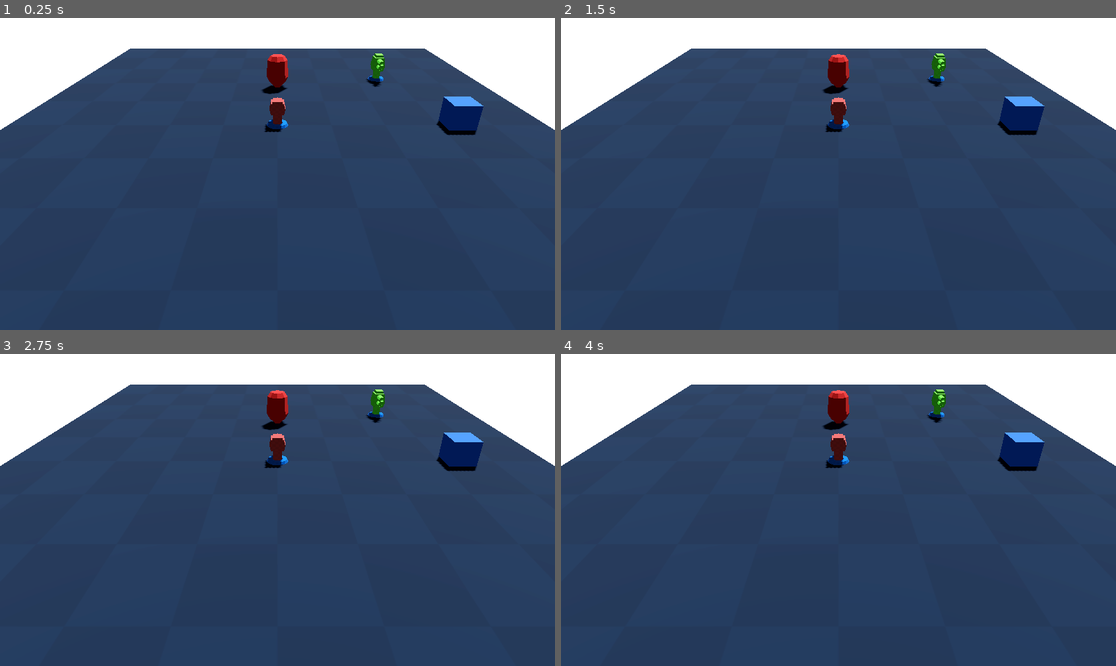
Above: before the commit, frames 1-4 (two rows, left to right).
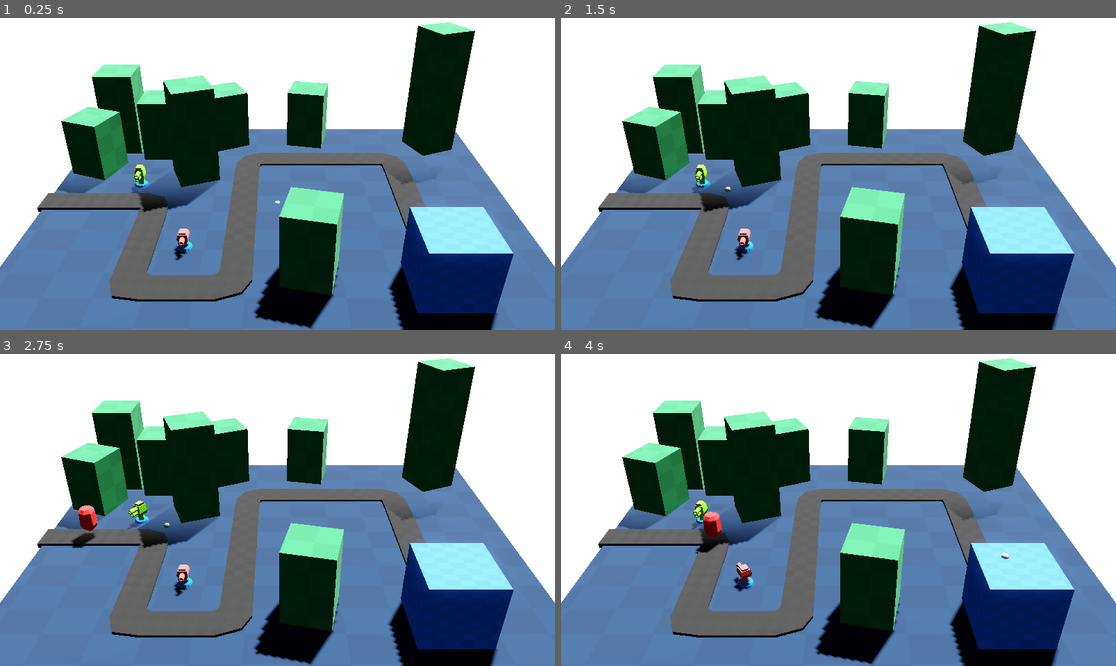
Above: after the commit, the same moments.

Repository: jardelguim/tower-defense
Game: Godot game, scene res://scenes/main.tscn
Same seed, same stepped clock (60 frames per second), same inputs: the game is played once before the commit and once after it.
Inputs (mouse positions are in pixels of both pictures, inside the frame that each line leads up to):
- Up to frame 1 (0.25 s): no input
- Up to frame 2 (1.5 s): tap Enter at 0.5 s; move the mouse to (960, 158) at 0.52 s; press the mouse at (960, 158) at 0.53 s; tap Space at 1.25 s; move the mouse to (727, 189) at 1.27 s; release the mouse at (727, 189) at 1.28 s; click (727, 189) at 1.35 s
- Up to frame 3 (2.75 s): tap Enter at 2 s; move the mouse to (333, 441) at 2.02 s; press the mouse at (333, 441) at 2.03 s
- Up to frame 4 (4 s): move the mouse to (810, 572) at 2.77 s; release the mouse at (810, 572) at 2.78 s; click (810, 572) at 2.85 s; move the mouse to (1005, 556) at 3.52 s; press the mouse at (1005, 556) at 3.53 s

The runs differ from the first frame. In frame 1, 85% of the frame differs, in the area x 0-100%, y 1-100%; in frame 2, 85%; in frame 3, 85%; in frame 4, 85%.

Commit message:
tower and enemy basic logic

Diff:
--- a/project.godot
+++ b/project.godot
@@ -24,6 +24,14 @@
 
 import/blender/enabled=false
 
+[input]
+
+Click={
+"deadzone": 0.2,
+"events": [Object(InputEventMouseButton,"resource_local_to_scene":false,"resource_name":"","device":-1,"window_id":0,"alt_pressed":false,"shift_pressed":false,"ctrl_pressed":false,"meta_pressed":false,"button_mask":0,"position":Vector2(0, 0),"global_position":Vector2(0, 0),"factor":1.0,"button_index":1,"canceled":false,"pressed":false,"double_click":false,"script":null)
+]
+}
+
 [physics]
 
 3d/physics_engine="Jolt Physics"
--- a/scenes/entities/base.tscn
+++ b/scenes/entities/base.tscn
@@ -1,18 +1,25 @@
-[gd_scene format=3]
+[gd_scene format=3 uid="uid://7felffkuudik"]
 
-[ext_resource type="Script" path="res://src/entities/base.gd" id="1_base"]
+[ext_resource type="Script" uid="uid://bybvmievee63w" path="res://src/entities/base.gd" id="1_base"]
+[ext_resource type="Texture2D" uid="uid://ckjpccm75bww7" path="res://assets/textures/checkboard.png" id="2_5xbr6"]
 
 [sub_resource type="BoxMesh" id="mesh_base"]
-size = Vector3(3.0, 3.0, 3.0)
+size = Vector3(10, 10, 10)
 
 [sub_resource type="StandardMaterial3D" id="mat_base"]
 albedo_color = Color(0.2, 0.4, 0.9, 1)
+albedo_texture = ExtResource("2_5xbr6")
+uv1_scale = Vector3(8.49, 8.49, 8.49)
 
-[node name="Base" type="Node3D"]
+[sub_resource type="BoxShape3D" id="BoxShape3D_5xbr6"]
+size = Vector3(10, 10, 10)
+
+[node name="Base" type="StaticBody3D" unique_id=1847697557]
 script = ExtResource("1_base")
-max_health = 100
 
-[node name="MeshInstance3D" type="MeshInstance3D" parent="."]
-transform = Transform3D(1, 0, 0, 0, 1, 0, 0, 0, 1, 0, 1.5, 0)
+[node name="MeshInstance3D" type="MeshInstance3D" parent="." unique_id=1560617145]
 mesh = SubResource("mesh_base")
 surface_material_override/0 = SubResource("mat_base")
+
+[node name="CollisionShape3D" type="CollisionShape3D" parent="." unique_id=295572290]
+shape = SubResource("BoxShape3D_5xbr6")
--- a/scenes/entities/mobs/enemy1.tscn
+++ b/scenes/entities/mobs/enemy1.tscn
@@ -1,6 +1,7 @@
 [gd_scene format=3 uid="uid://rp1uev857rq3"]
 
 [ext_resource type="Script" uid="uid://dehm1wtoxd3is" path="res://src/entities/enemy.gd" id="1_neanb"]
+[ext_resource type="Resource" uid="uid://d0bxnf4bq3eae" path="res://scenes/entities/mobs/enemy1_data.tres" id="2_n68fe"]
 [ext_resource type="ArrayMesh" uid="uid://b4lugtxv62ts3" path="res://assets/models/mobs/mob1.obj" id="2_p16yl"]
 
 [sub_resource type="StandardMaterial3D" id="mat_enemy"]
@@ -11,7 +12,10 @@
 height = 5.2578125
 
 [node name="Enemy1" type="RigidBody3D" unique_id=372954658]
+collision_layer = 2
+collision_mask = 2
 script = ExtResource("1_neanb")
+data = ExtResource("2_n68fe")
 
 [node name="Model" type="MeshInstance3D" parent="." unique_id=1652275385]
 transform = Transform3D(1, 0, 0, 0, 1, 0, 0, 0, 1, 0, 1, 0)
--- a/scenes/entities/mobs/enemy1_data.tres
+++ b/scenes/entities/mobs/enemy1_data.tres
@@ -5,4 +5,5 @@
 [resource]
 script = ExtResource("1_1uox0")
 max_health = 30.0
+speed = 10.0
 metadata/_custom_type_script = "uid://5x0udk1ckj20"
--- a/scenes/entities/towers/const/Tower_range_area.tscn
+++ b/scenes/entities/towers/const/Tower_range_area.tscn
@@ -4,6 +4,8 @@
 radius = 15.0
 
 [node name="RangeArea" type="Area3D" unique_id=539343825]
+collision_layer = 2
+collision_mask = 2
 
 [node name="RangeCollision" type="CollisionShape3D" parent="." unique_id=1996977106]
 unique_name_in_owner = true
--- a/scenes/entities/towers/tower1.tscn
+++ b/scenes/entities/towers/tower1.tscn
@@ -16,14 +16,14 @@
 radius = 1.0
 height = 3.6578126
 
-[node name="Tower" type="StaticBody3D" unique_id=1715713068 node_paths=PackedStringArray("model", "fire_point")]
+[node name="Tower" type="StaticBody3D" unique_id=1715713068 node_paths=PackedStringArray("model", "fire_point", "range_area")]
 script = ExtResource("1_tmwma")
 data = ExtResource("2_le6ro")
 model = NodePath("Tower_body")
 fire_point = NodePath("FirePoint")
+range_area = NodePath("RangeArea")
 
 [node name="Tower_body" type="MeshInstance3D" parent="." unique_id=1641631595]
-transform = Transform3D(-1, 0, -8.742278e-08, 0, 1, 0, 8.742278e-08, 0, -1, 0, 0, 0)
 mesh = ExtResource("3_omevh")
 surface_material_override/0 = SubResource("mat_tower")
 
@@ -32,8 +32,9 @@
 shape = SubResource("shape_body")
 
 [node name="FirePoint" type="Marker3D" parent="." unique_id=455409164]
-transform = Transform3D(1, 0, 0, 0, 1, 0, 0, 0, 1, 0, 2.3467379, -1.7)
+transform = Transform3D(1, 0, 0, 0, 1, 0, 0, 0, 1, 0, 2.3467379, 1.9000001)
 
 [node name="TowerBase" parent="." unique_id=97124863 instance=ExtResource("5_tmwma")]
 
 [node name="RangeArea" parent="." unique_id=539343825 instance=ExtResource("6_le6ro")]
+unique_name_in_owner = true
--- a/scenes/entities/towers/tower1_data.tres
+++ b/scenes/entities/towers/tower1_data.tres
@@ -4,4 +4,5 @@
 
 [resource]
 script = ExtResource("1_5uvkh")
+turn_rate = 0.1
 metadata/_custom_type_script = "uid://biqf6knqhbiep"
--- a/scenes/entities/towers/tower2.tscn
+++ b/scenes/entities/towers/tower2.tscn
@@ -7,35 +7,35 @@
 [ext_resource type="PackedScene" uid="uid://i0ud143d7ulu" path="res://scenes/entities/towers/const/Tower_base.tscn" id="4_tpfox"]
 [ext_resource type="PackedScene" uid="uid://262neb36cmdq" path="res://scenes/entities/towers/const/Tower_range_area.tscn" id="6_p1pwr"]
 
-[sub_resource type="CapsuleShape3D" id="CapsuleShape3D_4x220"]
-radius = 1.0
-height = 5.4
-
-[sub_resource type="StandardMaterial3D" id="StandardMaterial3D_6in86"]
-albedo_color = Color(0.38431373, 1, 0.2784314, 1)
+[sub_resource type="StandardMaterial3D" id="StandardMaterial3D_p1pwr"]
+albedo_color = Color(0.3882353, 0.7372549, 0.13333334, 1)
 albedo_texture = ExtResource("3_p1pwr")
 uv1_scale = Vector3(10, 10, 10)
 
-[node name="Tower2" type="StaticBody3D" unique_id=97476924 node_paths=PackedStringArray("model")]
+[sub_resource type="CapsuleShape3D" id="CapsuleShape3D_tpfox"]
+radius = 1.0
+height = 3.6578126
+
+[node name="Tower" type="StaticBody3D" unique_id=1871615890 node_paths=PackedStringArray("model", "fire_point", "range_area")]
 script = ExtResource("1_q26gp")
 data = ExtResource("2_p1pwr")
 model = NodePath("Tower_body")
+fire_point = NodePath("FirePoint")
+range_area = NodePath("RangeArea")
 metadata/_custom_type_script = "uid://dfjuobno5f1uv"
 
-[node name="CollisionShape3D" type="CollisionShape3D" parent="." unique_id=1348144284]
-transform = Transform3D(1, 0, 0, 0, 1, 0, 0, 0, 1, 0, 1.7, 0)
-shape = SubResource("CapsuleShape3D_4x220")
+[node name="Tower_body" type="MeshInstance3D" parent="." unique_id=853547538]
+mesh = ExtResource("2_eyin7")
+surface_material_override/0 = SubResource("StandardMaterial3D_p1pwr")
 
-[node name="Tower_body" type="MeshInstance3D" parent="." unique_id=1325800624]
-mesh = ExtResource("2_eyin7")
-surface_material_override/0 = SubResource("StandardMaterial3D_6in86")
+[node name="CollisionShape3D" type="CollisionShape3D" parent="." unique_id=1681226229]
+transform = Transform3D(1, 0, 0, 0, 1, 0, 0, 0, 1, 0, 1.4867189, 0)
+shape = SubResource("CapsuleShape3D_tpfox")
 
-[node name="FirePoint1" type="Marker3D" parent="." unique_id=1266172150]
-transform = Transform3D(1, 0, 0, 0, 1, 0, 0, 0, 1, 0, 2.3467379, 1.7)
-
-[node name="FirePoint2" type="Marker3D" parent="." unique_id=1864077801]
-transform = Transform3D(1, 0, 0, 0, 1, 0, 0, 0, 1, 0, 3.1467378, 2.2)
+[node name="FirePoint" type="Marker3D" parent="." unique_id=1049899173]
+transform = Transform3D(1, 0, 0, 0, 1, 0, 0, 0, 1, 0, 2.3467379, -1.7)
 
 [node name="TowerBase" parent="." unique_id=97124863 instance=ExtResource("4_tpfox")]
 
 [node name="RangeArea" parent="." unique_id=539343825 instance=ExtResource("6_p1pwr")]
+unique_name_in_owner = true
--- a/scenes/levels/level_01.tscn
+++ b/scenes/levels/level_01.tscn
@@ -1,28 +1,104 @@
 [gd_scene format=3 uid="uid://jtbeawds1qop"]
 
 [ext_resource type="ArrayMesh" uid="uid://cngrr3gl4i6g3" path="res://assets/models/level1/floor.obj" id="1_i2aat"]
+[ext_resource type="ArrayMesh" uid="uid://xtth4bvouw5b" path="res://assets/models/level1/buildings.obj" id="1_uvc87"]
 [ext_resource type="Texture2D" uid="uid://ckjpccm75bww7" path="res://assets/textures/checkboard.png" id="2_2djvx"]
+[ext_resource type="ArrayMesh" uid="uid://b6anutrd4jqk3" path="res://assets/models/level1/road.obj" id="2_qdh5e"]
+[ext_resource type="PackedScene" uid="uid://7felffkuudik" path="res://scenes/entities/base.tscn" id="5_qdh5e"]
+[ext_resource type="Script" uid="uid://c1pjrst1gj482" path="res://src/managers/WaveManager.gd" id="6_50wog"]
+[ext_resource type="PackedScene" uid="uid://r50j75eqnmoc" path="res://scenes/entities/towers/tower1.tscn" id="6_t0hvh"]
+[ext_resource type="PackedScene" uid="uid://rp1uev857rq3" path="res://scenes/entities/mobs/enemy1.tscn" id="7_1ey3t"]
+[ext_resource type="PackedScene" uid="uid://dt8u7jydwq5xg" path="res://scenes/entities/towers/tower2.tscn" id="7_kfebt"]
+
+[sub_resource type="ProceduralSkyMaterial" id="ProceduralSkyMaterial_qdh5e"]
+sky_horizon_color = Color(0.66224277, 0.6717428, 0.6867428, 1)
+ground_horizon_color = Color(0.66224277, 0.6717428, 0.6867428, 1)
+
+[sub_resource type="Sky" id="Sky_50wog"]
+sky_material = SubResource("ProceduralSkyMaterial_qdh5e")
+
+[sub_resource type="Environment" id="Environment_1ey3t"]
+background_mode = 2
+sky = SubResource("Sky_50wog")
+tonemap_mode = 2
+glow_enabled = true
 
 [sub_resource type="Curve3D" id="path_curve"]
+_data = {
+"points": PackedVector3Array(0, 0, 0, 0, 0, 0, -39.771732, 0, -0.3142241, 0, 0, -2, 0, 0, 2, -21.097874, 0, 0.7142216, -3, 0, 0, 3, 0, 0, -19.038761, 0, 20.963205, -2, 0, 0, 2, 0, 0, -6.1049156, 0, 20.893873, -4, 0, 2, 4, 0, -2, -4, 0, -15, -1.9, 0, -3.7, 1.9, 0, 3.7, 22, 0, -14, 0, 0, 0, 0, 0, 0, 23.07299, 0, 19.436975),
+"tilts": PackedFloat32Array(0, 0, 0, 0, 0, 0, 0)
+}
+point_count = 7
+
+[sub_resource type="StandardMaterial3D" id="StandardMaterial3D_qdh5e"]
+albedo_color = Color(0.16268507, 0.41370192, 0.25875762, 1)
+albedo_texture = ExtResource("2_2djvx")
+uv1_scale = Vector3(33.205, 33.205, 33.205)
+
+[sub_resource type="StandardMaterial3D" id="StandardMaterial3D_50wog"]
+albedo_color = Color(0.11858138, 0.11858138, 0.11858138, 1)
+albedo_texture = ExtResource("2_2djvx")
+uv1_scale = Vector3(20.705, 20.705, 20.705)
 
 [sub_resource type="StandardMaterial3D" id="StandardMaterial3D_uvc87"]
 albedo_color = Color(0.08312137, 0.1598421, 0.24431166, 1)
 albedo_texture = ExtResource("2_2djvx")
-uv1_scale = Vector3(20, 20, 20)
+uv1_scale = Vector3(200, 200, 200)
 
 [sub_resource type="BoxShape3D" id="shape_floor"]
-size = Vector3(61, 0.1, 81)
+size = Vector3(81, 1.08, 62)
 
 [node name="Level01" type="Node3D" unique_id=1679422645]
 
+[node name="WorldEnvironment" type="WorldEnvironment" parent="." unique_id=2098676658]
+environment = SubResource("Environment_1ey3t")
+
+[node name="DirectionalLight3D" type="DirectionalLight3D" parent="." unique_id=801805085]
+transform = Transform3D(-0.8660254, -0.43301278, 0.25, 0, 0.49999997, 0.86602545, -0.50000006, 0.75, -0.43301266, 0, 0, 0)
+shadow_enabled = true
+
 [node name="Path" type="Path3D" parent="." unique_id=1431173385]
+transform = Transform3D(1, 0, 0, 0, 1, 0, 0, 0, 1, 0, 3, 0)
 curve = SubResource("path_curve")
 
-[node name="Floor" type="StaticBody3D" parent="." unique_id=94350430]
+[node name="Mesh" type="Node3D" parent="." unique_id=1021373696]
+metadata/_edit_lock_ = true
+metadata/_edit_group_ = true
 
-[node name="MeshInstance3D" type="MeshInstance3D" parent="Floor" unique_id=1607576593]
+[node name="Buildings" type="MeshInstance3D" parent="Mesh" unique_id=137734833]
+mesh = ExtResource("1_uvc87")
+surface_material_override/0 = SubResource("StandardMaterial3D_qdh5e")
+
+[node name="Road" type="MeshInstance3D" parent="Mesh" unique_id=99919445]
+mesh = ExtResource("2_qdh5e")
+surface_material_override/0 = SubResource("StandardMaterial3D_50wog")
+
+[node name="Floor" type="StaticBody3D" parent="Mesh" unique_id=94350430]
+
+[node name="MeshInstance3D" type="MeshInstance3D" parent="Mesh/Floor" unique_id=1607576593]
 mesh = ExtResource("1_i2aat")
 surface_material_override/0 = SubResource("StandardMaterial3D_uvc87")
 
-[node name="CollisionShape3D" type="CollisionShape3D" parent="Floor" unique_id=965358487]
+[node name="CollisionShape3D" type="CollisionShape3D" parent="Mesh/Floor" unique_id=965358487]
+transform = Transform3D(1, 0, 0, 0, 1, 0, 0, 0, 1, 0, 0.10000001, 0)
 shape = SubResource("shape_floor")
+
+[node name="Base" parent="." unique_id=1715730043 instance=ExtResource("5_qdh5e")]
+transform = Transform3D(1, 0, 0, 0, 1, 0, 0, 0, 1, 23, 5, 21)
+
+[node name="TowerContainer" type="Node3D" parent="." unique_id=1572001204]
+
+[node name="Tower" parent="TowerContainer" unique_id=1715713068 instance=ExtResource("6_t0hvh")]
+transform = Transform3D(1, 0, 0, 0, 1, 0, 0, 0, 1, -14.159056, 0, 12.332652)
+
+[node name="Tower2" parent="TowerContainer" unique_id=1871615890 instance=ExtResource("7_kfebt")]
+transform = Transform3D(1, 0, 0, 0, 1, 0, 0, 0, 1, -25, 0, -6)
+
+[node name="EnemyContainer" type="Node3D" parent="." unique_id=1170104817]
+
+[node name="WaveManager" type="Node" parent="." unique_id=1798315454 node_paths=PackedStringArray("path", "enemy_container")]
+script = ExtResource("6_50wog")
+enemy_scene = ExtResource("7_1ey3t")
+path = NodePath("../Path")
+enemy_container = NodePath("../EnemyContainer")
+metadata/_custom_type_script = "uid://c1pjrst1gj482"
--- a/scenes/main.tscn
+++ b/scenes/main.tscn
@@ -1,12 +1,8 @@
 [gd_scene format=3 uid="uid://66qmexouhev0"]
 
 [ext_resource type="PackedScene" uid="uid://jtbeawds1qop" path="res://scenes/levels/level_01.tscn" id="1_level"]
-[ext_resource type="PackedScene" path="res://scenes/entities/base.tscn" id="2_base"]
-[ext_resource type="PackedScene" uid="uid://r50j75eqnmoc" path="res://scenes/entities/towers/tower1.tscn" id="2_tefeu"]
-[ext_resource type="PackedScene" uid="uid://rp1uev857rq3" path="res://scenes/entities/mobs/enemy1.tscn" id="2_tipki"]
 [ext_resource type="PackedScene" path="res://scenes/ui/hud.tscn" id="3_hud"]
-[ext_resource type="PackedScene" uid="uid://dt8u7jydwq5xg" path="res://scenes/entities/towers/tower2.tscn" id="3_o6xl0"]
-[ext_resource type="Script" uid="uid://c1pjrst1gj482" path="res://src/managers/WaveManager.gd" id="4_wave"]
+[ext_resource type="PackedScene" uid="uid://5dydsfjyby8h" path="res://scenes/mouse_tracker.tscn" id="4_jyhfs"]
 [ext_resource type="Script" uid="uid://cqw8s1v7ho3wu" path="res://src/managers/InputManager.gd" id="5_input"]
 
 [sub_resource type="ProceduralSkyMaterial" id="sky_mat"]
@@ -31,30 +27,16 @@
 shadow_enabled = true
 
 [node name="MainCamera" type="Camera3D" parent="." unique_id=1912780336]
-transform = Transform3D(1, 0, 0, 0, 0.8660254, 0.5, 0, -0.5, 0.8660254, 0, 16.506235, 39.055573)
-fov = 45.0
+transform = Transform3D(1, 0, 0, 0, 0.8660254, 0.5, 0, -0.5, 0.8660254, 0, 47.506233, 72.05557)
+fov = 35.0
 
 [node name="Level" parent="." unique_id=1629910397 instance=ExtResource("1_level")]
 
-[node name="EnemyContainer" type="Node3D" parent="." unique_id=1599838029]
-
-[node name="Enemy1" parent="EnemyContainer" unique_id=372954658 instance=ExtResource("2_tipki")]
-transform = Transform3D(1, 0, 0, 0, 1, 0, 0, 0, 1, 0, 2, -14)
-
-[node name="TowerContainer" type="Node3D" parent="." unique_id=746048563]
-
-[node name="Tower1" parent="TowerContainer" unique_id=1715713068 instance=ExtResource("2_tefeu")]
-
-[node name="Tower2" parent="TowerContainer" unique_id=97476924 instance=ExtResource("3_o6xl0")]
-transform = Transform3D(1, 0, 0, 0, 1, 0, 0, 0, 1, 15, 0, -18)
-
-[node name="Base" parent="." unique_id=900368601 instance=ExtResource("2_base")]
-transform = Transform3D(1, 0, 0, 0, 1, 0, 0, 0, 1, 20, 0, 0)
-
-[node name="WaveManager" type="Node" parent="." unique_id=1297066725]
-script = ExtResource("4_wave")
-
-[node name="InputManager" type="Node" parent="." unique_id=2100827919]
+[node name="InputManager" type="Node" parent="." unique_id=2100827919 node_paths=PackedStringArray("camera")]
 script = ExtResource("5_input")
+camera = NodePath("../MainCamera")
 
 [node name="UI" parent="." unique_id=493436237 instance=ExtResource("3_hud")]
+
+[node name="MouseTracker" parent="." unique_id=1130773841 node_paths=PackedStringArray("camera") instance=ExtResource("4_jyhfs")]
+camera = NodePath("../MainCamera")
--- /dev/null
+++ b/scenes/mouse_tracker.tscn
@@ -0,0 +1,11 @@
+[gd_scene format=3 uid="uid://5dydsfjyby8h"]
+
+[ext_resource type="Script" uid="uid://4irs1odyl2hv" path="res://src/managers/MouseTracker.gd" id="1_sjgd2"]
+
+[sub_resource type="SphereMesh" id="SphereMesh_u83s2"]
+
+[node name="MouseTracker" type="Node3D" unique_id=1130773841]
+script = ExtResource("1_sjgd2")
+
+[node name="Marker" type="MeshInstance3D" parent="." unique_id=912806535]
+mesh = SubResource("SphereMesh_u83s2")
--- a/src/entities/enemy.gd
+++ b/src/entities/enemy.gd
@@ -5,16 +5,16 @@
 var current_health: float = 0.0
 var progress: float = 0.0
 
-var _path_follow: PathFollow3D = null
+var _path_follow: PathFollow3D
 
 func _ready() -> void:
-	pass
+	_path_follow = get_parent()
 
 func initialize(path_follow: PathFollow3D) -> void:
 	_path_follow = path_follow
 
-func _process(_delta: float) -> void:
-	pass
+func _process(delta: float) -> void:
+	_path_follow.progress += data.speed * delta
 
 func take_damage(_amount: float) -> void:
 	pass
--- a/src/entities/tower.gd
+++ b/src/entities/tower.gd
@@ -5,14 +5,15 @@
 
 @export var model : MeshInstance3D
 @export var fire_point: Marker3D
-@onready var range_area: Area3D = $RangeArea
+@export var range_area : Area3D
+
 @onready var attack_timer = Timer.new()
 
 func _ready() -> void:
 	_setup_timer()
 
-func _process(_delta: float) -> void:
-	pass
+func _physics_process(delta: float) -> void:
+	_look_at_target(delta)
 
 func _select_target() -> Node3D:
 	return null
@@ -28,3 +29,12 @@
 
 func _setup_stats():
 	pass
+
+func _look_at_target(delta):
+	var insiderange = range_area.get_overlapping_bodies()
+	if insiderange:
+		var target = insiderange[0]
+		var pos2d = Vector2(global_position.x , global_position.z)
+		var target_pos2d = Vector2(target.global_position.x , target.global_position.z)
+		var direction = -(pos2d - target_pos2d)
+		rotation.y = lerp_angle(rotation.y , atan2(direction.x , direction.y) , delta / data.turn_rate)
--- a/src/managers/InputManager.gd
+++ b/src/managers/InputManager.gd
@@ -1,7 +1,6 @@
 class_name InputManager extends Node
 
 @export var camera: Camera3D
-@export var tower_container: Node3D
 
 var selected_tower: TowerData = null
 
--- /dev/null
+++ b/src/managers/MouseTracker.gd
@@ -0,0 +1,23 @@
+extends Node3D
+
+@export var camera : Camera3D
+@onready var marker: MeshInstance3D = $Marker
+
+func _input(event: InputEvent) -> void:
+	if event.is_action_pressed("Click"):
+		_shoot_ray()
+
+func _shoot_ray():
+	var mouse_pos = get_viewport().get_mouse_position()
+	var ray_length = 1000
+	var from = camera.project_ray_origin(mouse_pos)
+	var to = from + camera.project_ray_normal(mouse_pos) * ray_length
+	var space = get_world_3d().direct_space_state
+	var ray_query = PhysicsRayQueryParameters3D.new()
+	ray_query.from = from
+	ray_query.to = to
+	var raycast_result = space.intersect_ray(ray_query)
+
+	if !raycast_result.is_empty():
+		marker.global_position = raycast_result["position"]
+		add_child(marker)
--- a/src/managers/WaveManager.gd
+++ b/src/managers/WaveManager.gd
@@ -1,12 +1,30 @@
 class_name WaveManager extends Node
 
 @export var waves: Array[WaveData] = []
+@export var enemy_scene : PackedScene
 @export var path: Path3D
 @export var enemy_container: Node3D
 
+var spawn_timer = Timer.new()
 var _current_wave: int = -1
 var _alive_enemies: int = 0
 var _spawn_left: int = 0
 
+func _ready() -> void:
+	_setup_timer()
+
 func start_next_wave() -> void:
 	pass
+
+func spawn_enemy():
+	var new_enemy = enemy_scene.instantiate()
+	var new_enemy_slot = PathFollow3D.new()
+	path.add_child(new_enemy_slot)
+	new_enemy_slot.add_child(new_enemy)
+
+func _setup_timer():
+	spawn_timer.connect("timeout" , spawn_enemy)
+	add_child(spawn_timer)
+	spawn_timer.wait_time = 2.0
+	spawn_timer.one_shot = false
+	spawn_timer.start()
--- a/src/resources/EnemyData.gd
+++ b/src/resources/EnemyData.gd
@@ -1,4 +1,5 @@
-class_name EnemyData extends Resource
+extends Resource
+class_name EnemyData
 
 @export var display_name: String = "Basic Enemy"
 @export var max_health: float = 100.0
--- a/src/resources/TowerData.gd
+++ b/src/resources/TowerData.gd
@@ -5,6 +5,7 @@
 @export var damage: float = 10.0
 @export var attack_speed: float = 1.0
 @export_range(5.0, 30.0) var range: float = 15.0
+@export_range(0.1, 5.0) var turn_rate: float = 1
 @export var cost: int = 50
 @export var scene: PackedScene
 @export var bullet_scene: PackedScene
Not shown, added: assets/models/level1/buildings.mtl
Not shown, added: assets/models/level1/buildings.obj
Not shown, added: assets/models/level1/buildings.obj.import
Not shown, changed: assets/models/level1/floor.mtl
Not shown, changed: assets/models/level1/floor.obj
Not shown, added: assets/models/level1/road.mtl
Not shown, added: assets/models/level1/road.obj
Not shown, added: assets/models/level1/road.obj.import
Not shown, added: src/managers/MouseTracker.gd.uid
Not shown, added: assets/.blend/level1.blend
Not shown, added: assets/.blend/level1.blend1
